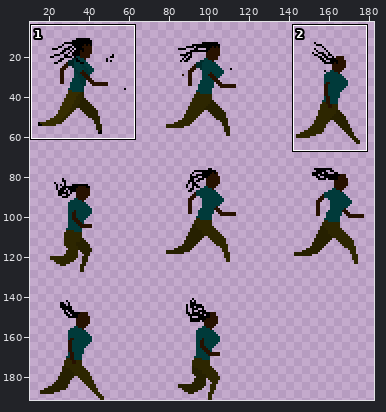
Sprite sheet -- gdx-game-android/assets/hero-running-spritesheet.png. The picture above shows the old version from afar; the outline marks the close-up.
Close-up. The starting point:
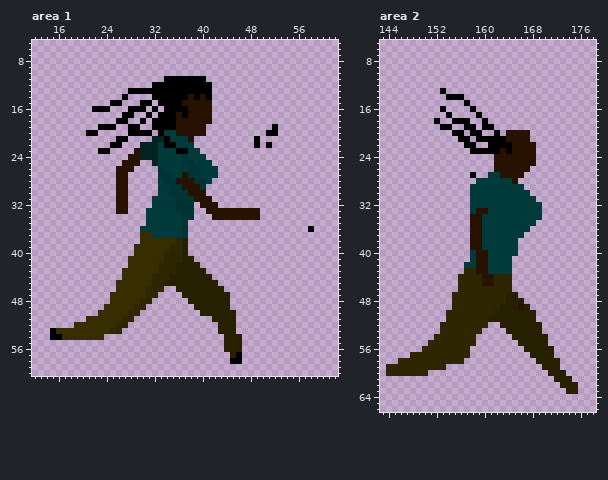
The file is 192x192 pixels. Colours within 5 levels of each other are drawn and written as one. Shown: area 1: x 12..62, y 5..60; area 2: x 143..178, y 5..66. The wide view leaves out empty margins. The commit also changed other parts of the picture, which this record leaves out.
And afterwards:
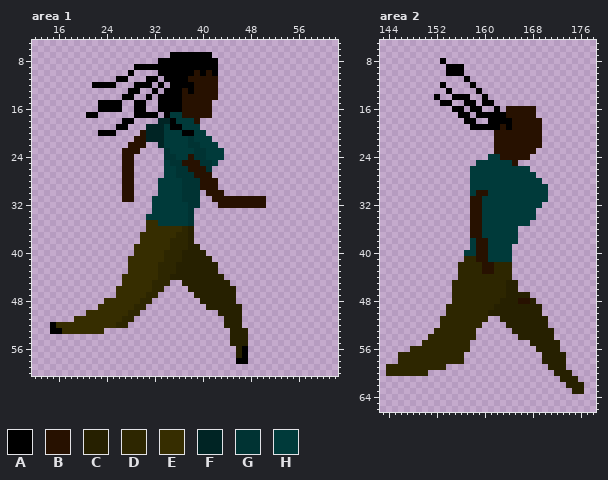
Palette (. is transparent): A #000000  B #271100  C #262000  D #2d2600  E #362d00  F #002424  G #003333  H #003a3a
What changed:
--- area 1
@@ x 12..62 @@
  6 ...................................................
- 7 ...................................................
- 8 ...................................................
- 9 ...................................................
-10 ...................................................
-11 ......................AAAAAAA......................
-12 ....................AAAAAAAAAA.....................
-13 ................AAAAAAAAAAAAAA.....................
-14 ...............A....AAAAAABABA.....................
-15 .............AA...AA.AAAABBBBB.....................
-16 ..........AAA...AAA.A.AAAABBBB.....................
-17 ...............AA..A.AAABABBBB.....................
-18 ..............AA..A.AAAABBBBBB.....................
-19 ...........AAA..AA..AAAABBBBB...........A..........
-20 .........AA.....AAAA.AHHBBBBB..........AA..........
-21 ..............AA....FFAHHHB..........A.............
-22 .............AA...FFFHAAHHH..........A.A...........
-23 ...........AA....BFFFHHHAAHH.......................
-24 ................BBFFFHHHHGHHH......................
-25 ...............BBB..FHHHHGGHHH.....................
-26 ..............BBB....GHHHHGGHHH....................
-27 ..............BB.....GGHHBGGHHH....................
-28 ..............BB.....HGGBBBGGH.....................
-29 ..............BB.....HHGGBBBG......................
-30 ..............BB.....HHGGGBBB......................
-31 ..............BB....HHHHGGGBBB.....................
-32 ..............BB....HHHHGGG.BBB....................
-33 ..............BB...HHHHHGGG..BBBBBBBBB.............
-34 ...................HHHHHHGG...BBBBBBBB.............
-35 ...................HHHHHHG.........................
-36 ..................HHHHHHHG....................A....
-37 ..................EEHHHHHG.........................
-38 ..................EEEEEEDC.........................
-39 .................EEEEEEDDC.........................
-40 .................EEEEEDDDC.........................
-41 ................EEEEEEDDDCC........................
-42 ................EEEEEDDDCCCC.......................
-43 ...............EEEEEEDDDCCCCC......................
-44 ...............EEEEEDDDCCCCCCC.....................
-45 ..............EEEEEEDDCCCCCCCCC....................
-46 ..............EEEEEDDD..CCCCCCCC...................
-47 .............EEEEEEDD....CCCCCCCC..................
-48 .............EEEEEDD......CCCCCCC..................
-49 ............EEEEEDD........CCCCCC..................
-50 ...........EEEEEDD..........CCCCCC.................
-51 .........EEEEEEDD.............CCCC.................
-52 .......EEEEEEEDD...............CCC.................
-53 ...AEEEEEEEEEDD................CCC.................
-54 ...AAEEEEEEE....................CCC................
-55 ................................CCC................
-56 ................................CCC................
-57 .................................CA................
-58 .................................AA................
+ 7 .......................AAAAAAA.....................
+ 8 .....................AAAAAAAAAA....................
+ 9 .................AAAAAAAAAAAAAA....................
+10 ................A....AAAAAABABA....................
+11 ..............AA...AA.AAAABBBBB....................
+12 ..........AAAA...AAA.A.AAAABBBB....................
+13 ................AA..A.AAABABBBB....................
+14 ...............AA..A.AAAABBBBBB....................
+15 ...........AAAA..AA..AAAABBBBB.....................
+16 ...........AAAA..AA..AAAABBBBB.....................
+17 .........AA......AAAA.AHHBBBBB.....................
+18 ...............AA....FFAHHHB.......................
+19 ..............AA...FFFHAAHHH.......................
+20 ...........AAA....BFFFHHHAAHH......................
+21 .................BBFFFHHHHGHHH.....................
+22 ................BBB..FHHHHGGHHH....................
+23 ...............BBB....GHHHHGGHHH...................
+24 ...............BB.....GGHHBGGHHH...................
+25 ...............BB.....HGGBBBGGH....................
+26 ...............BB.....HHGGBBBG.....................
+27 ...............BB.....HHGGGBBB.....................
+28 ...............BB....HHHHGGGBBB....................
+29 ...............BB....HHHHGGGBBB....................
+30 ...............BB....HHHHGGG.BBB...................
+31 ...............BB...HHHHHGGG..BBBBBBBBB............
+32 ....................HHHHHHGG...BBBBBBBB............
+33 ....................HHHHHHG........................
+34 ...................HHHHHHHG........................
+35 ...................EEHHHHHG........................
+36 ...................EEEEEEDC........................
+37 ..................EEEEEEDDC........................
+38 ..................EEEEEDDDC........................
+39 .................EEEEEEDDDCC.......................
+40 .................EEEEEDDDCCCC......................
+41 ................EEEEEEDDDCCCCC.....................
+42 ................EEEEEDDDCCCCCCC....................
+43 ................EEEEEDDDCCCCCCC....................
+44 ...............EEEEEEDDCCCCCCCCC...................
+45 ...............EEEEEDDD..CCCCCCCC..................
+46 ..............EEEEEEDD....CCCCCCCC.................
+47 ..............EEEEEDD......CCCCCCC.................
+48 ............EEEEEEDD........CCCCCC.................
+49 ...........EEEEEEDD..........CCCCCC................
+50 .........EEEEEEEDD.............CCCC................
+51 .......EEEEEEEEDD...............CCC................
+52 ...AEEEEEEEEEEDD................CCC................
+53 ...AAEEEEEEE.....................CCC...............
+54 .................................CCC...............
+55 .................................CCC...............
+56 ..................................CA...............
+57 ..................................CA...............
+58 ..................................AA...............
 59 ...................................................
--- area 2
@@ x 143..178 @@
  7 ....................................
- 8 ....................................
- 9 ....................................
-10 ....................................
-11 ....................................
-12 ....................................
-13 ..........A.........................
-14 ...........AAA......................
-15 ..............A.....................
-16 ..........A....A....................
-17 ...........A....A...................
-18 .........A..AAA..A..................
-19 ..........AA..AA.AA.................
-20 ............AA.AA..A.BBBB...........
-21 .............AA.AAAAABBBB...........
-22 ..............AA..AAAABBBB..........
-23 ...............AAAAABABBBB..........
-24 ...................BBBBBBB..........
-25 ...................BBBBBBB..........
-26 ...................BBBBBB...........
-27 ...............A..HHBBBB............
-28 ................HHHHHHB.............
-29 ...............HHHHHHHHH............
-30 ...............HHHHHHHHHH...........
-31 ...............HHHHHHHHHHH..........
-32 ...............HHHHHHHHHHHH.........
-33 ...............HBBHHHHHHHHH.........
-34 ...............BBHHHHHHHHHH.........
-35 ...............BBHHHHHHHHH..........
-36 ...............BBHHHHHHHH...........
-37 ...............BBHHHHHHH............
-38 ...............BBHHHHHH.............
-39 ...............BBHHHHHH.............
-40 ...............HBBHHHHH.............
-41 ...............HBBHHHH..............
-42 ..............HHBBHHHH..............
-43 ..............DDBBHHHH..............
-44 .............DDDDBBDDD..............
-45 .............DDDDBBDDD..............
-46 .............DDDDDDDDD..............
-47 ............DDDDDDDDDCC.............
-48 ............DDDDDDDDDCCC............
-49 ............DDDDDDDDCCCBC...........
-50 ...........DDDDDDDDCCCCCCC..........
-51 ...........DDDDDDDCCCCCCCC..........
-52 ..........DDDDDDDD..CCCCCCC.........
-53 ..........DDDDDDD....CCCCCC.........
-54 .........DDDDDDD......CCCCCC........
-55 ........DDDDDDDD.......CCCCC........
-56 .......DDDDDDDD.........CCCCC.......
-57 .....DDDDDDDDDD..........CCCC.......
-58 ...DDDDDDDDDDD............CCCC......
-59 .DDDDDDDDDD................CCC......
-60 .DDDDDDD....................CCC.....
-61 .............................CCC....
-62 ..............................CCC...
-63 ...............................CC...
+ 8 ..........A.........................
+ 9 ...........AAA......................
+10 ...........AAA......................
+11 ..............A.....................
+12 ..........A....A....................
+13 ...........A....A...................
+14 .........A..AAA..A..................
+15 ..........AA..AA.AA.................
+16 ............AA.AA..A.BBBBB..........
+17 .............AA.AAAAABBBBB..........
+18 ..............AA..AAAABBBBB.........
+19 ...............AAAAABABBBBB.........
+20 ...................BBBBBBBB.........
+21 ...................BBBBBBBB.........
+22 ...................BBBBBBBB.........
+23 ...................BBBBBBB..........
+24 ..................HHBBBBB...........
+25 ................HHHHHHB.............
+26 ...............HHHHHHHHHH...........
+27 ...............HHHHHHHHHHH..........
+28 ...............HHHHHHHHHHHH.........
+29 ...............HHHHHHHHHHHHH........
+30 ...............HBBHHHHHHHHHH........
+31 ...............BBHHHHHHHHHHH........
+32 ...............BBHHHHHHHHHH.........
+33 ...............BBHHHHHHHHH..........
+34 ...............BBHHHHHHHHH..........
+35 ...............BBHHHHHHHH...........
+36 ...............BBHHHHHH.............
+37 ...............BBHHHHHH.............
+38 ...............HBBHHHHH.............
+39 ...............HBBHHHH..............
+40 ..............HHBBHHHH..............
+41 ..............DDBBHHHH..............
+42 .............DDDDBBDDD..............
+43 .............DDDDBBDDD..............
+44 .............DDDDDDDDD..............
+45 ............DDDDDDDDDCC.............
+46 ............DDDDDDDDDCC.............
+47 ............DDDDDDDDDCCCC...........
+48 ............DDDDDDDDCCCBBC..........
+49 ...........DDDDDDDDCCCCCCCC.........
+50 ...........DDDDDDDCCCCCCCCC.........
+51 ..........DDDDDDDD..CCCCCCCC........
+52 ..........DDDDDDD....CCCCCCC........
+53 .........DDDDDDD......CCCCCCC.......
+54 ........DDDDDDDD.......CCCCCC.......
+55 .......DDDDDDDD..........CCCCC......
+56 .....DDDDDDDDDD...........CCCC......
+57 ...DDDDDDDDDDD.............CCCC.....
+58 ...DDDDDDDDDDD.............CCCC.....
+59 .DDDDDDDDDD.................CCC.....
+60 .DDDDDDD.....................CCC....
+61 ..............................CCC...
+62 ...............................CCC..
+63 ................................CC..
 64 ....................................
Changed places in both close-ups, as pixel boxes (x1, y1, x2, y2):
changed: (50, 52, 278, 364)
erased: (308, 226, 314, 232)
changed: (398, 58, 584, 394)
